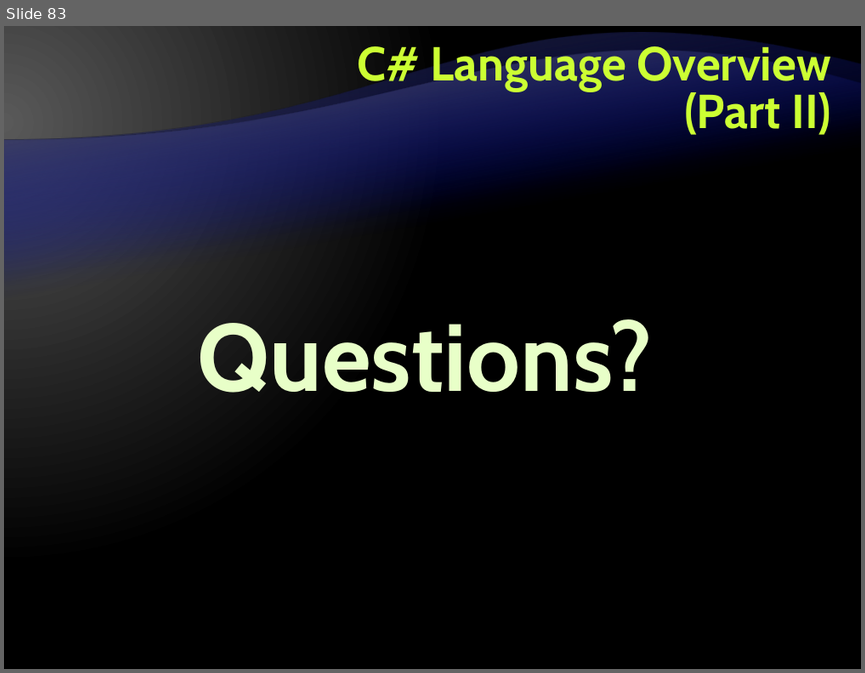
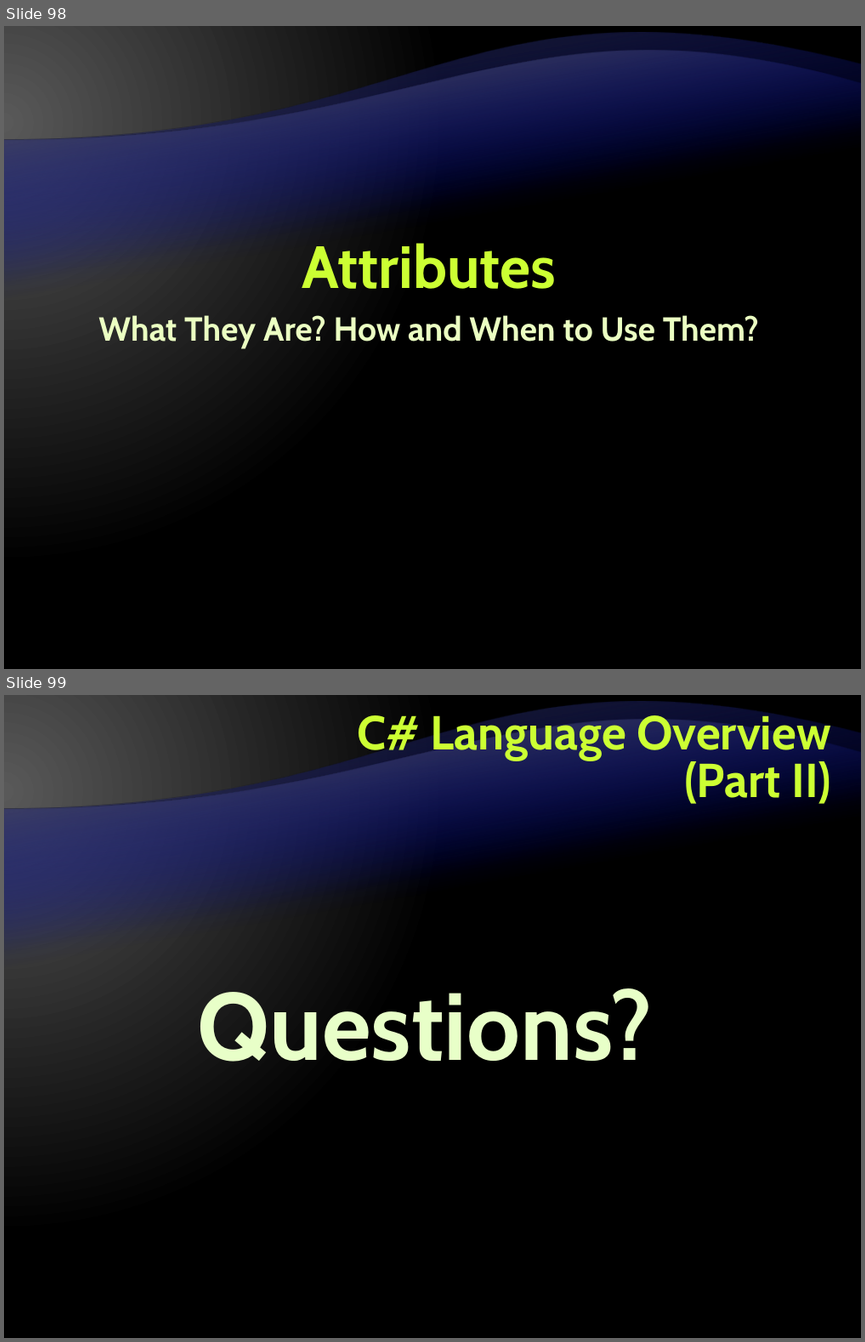
Before and after one commit to Graveheart/aspnetcourse, a slide deck: lectures/3. C# Language Overview - Part II.pptx. Shown one above the other, each under a label of ours: slide 83 before the commit, slides 98 and 99 after it. The pictures are 865x673 and 865x1342 pixels, drawn with LibreOffice and Linux fonts; fonts in the diff are those of the drawing; background and template pictures are left out. Boxes give left, top, right and bottom in pixels: in the first picture for what was removed or moved away, otherwise in the second. Text is boxed around its words. In the diff, an @@ line names an element or a change of style, - is before the commit and + after.

```diff
--- a/lectures/3. C# Language Overview - Part II.pptx
+++ b/lectures/3. C# Language Overview - Part II.pptx
@@ slide 98 added at [4,26,861,669], background gradient #595959 to #000000; not listed: 2 template elements that a slide beside it also shows @@
@@ title added at [302,243,556,289], 50 pt, text #CCFF33, bold @@
+Attributes
@@ text added at [98,315,759,348], 28 pt, text #EBFFC2, bold @@
+What They Are? How and When to Use Them?
@@ what was slide 83 is now slide 99 @@
```
Also in this commit, not shown: 15 other slides added.
